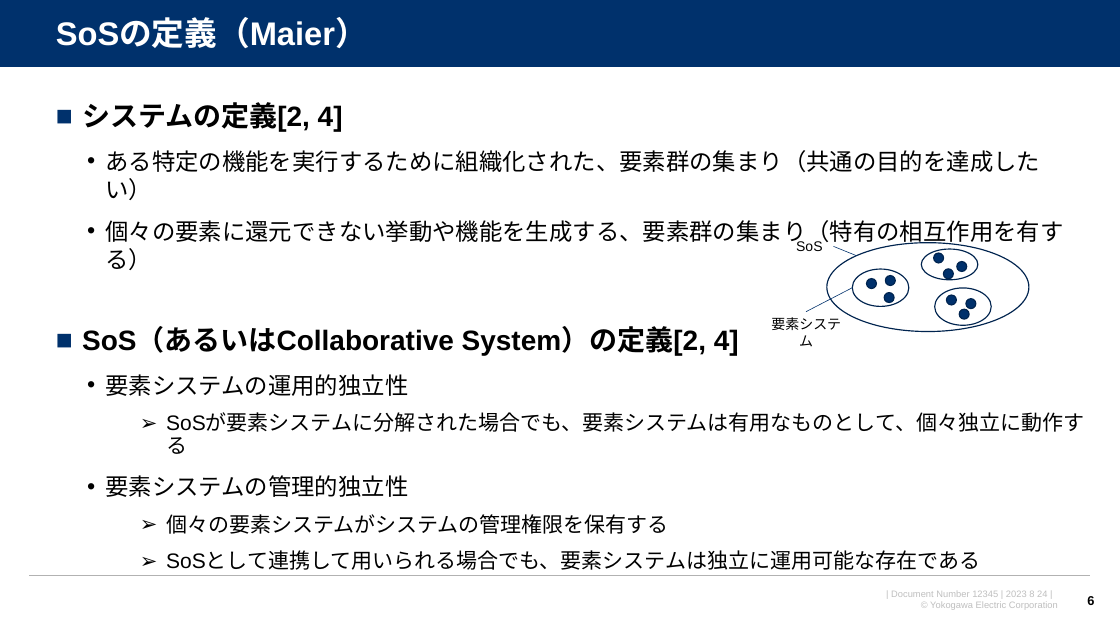
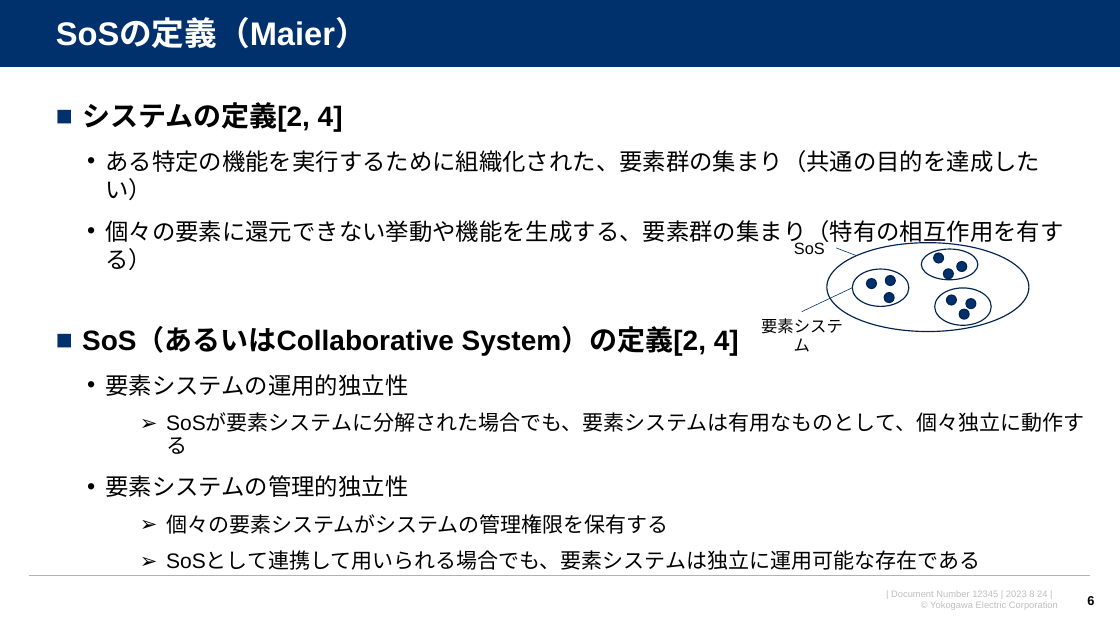
Before and after one commit to watarukumagai-git/opt, a slide deck: slide 6 of SoS/230824_SoS分科会第6回進め方のご相談_rev.0.pptx. Drawn at 1120x630 pixels with LibreOffice and Linux fonts; fonts in the diff are those of the drawing; background and template pictures are left out. Boxes give left, top, right and bottom in pixels: in the first picture for what was removed or moved away, otherwise in the second. Text is boxed around its words. In the diff, an @@ line names an element or a change of style, - is before the commit and + after.

```diff
--- a/SoS/230824_SoS分科会第6回進め方のご相談_rev.0.pptx
+++ b/SoS/230824_SoS分科会第6回進め方のご相談_rev.0.pptx
@@ text "SoS" at (794, 240, 825, 254): size 12 to 14 pt @@
@@ line moved from (807, 312) - (853, 288) to (802, 312) - (853, 288) @@
@@ text "要素システム" at (761, 318, 843, 352): size 12 to 14 pt @@
@@ text "要素システム": place and size @@
-text "要素システム" at (771, 317, 841, 347)
+text "要素システム" at (761, 318, 843, 352)
```
Also in this commit, not shown: 1 other slide changed.
